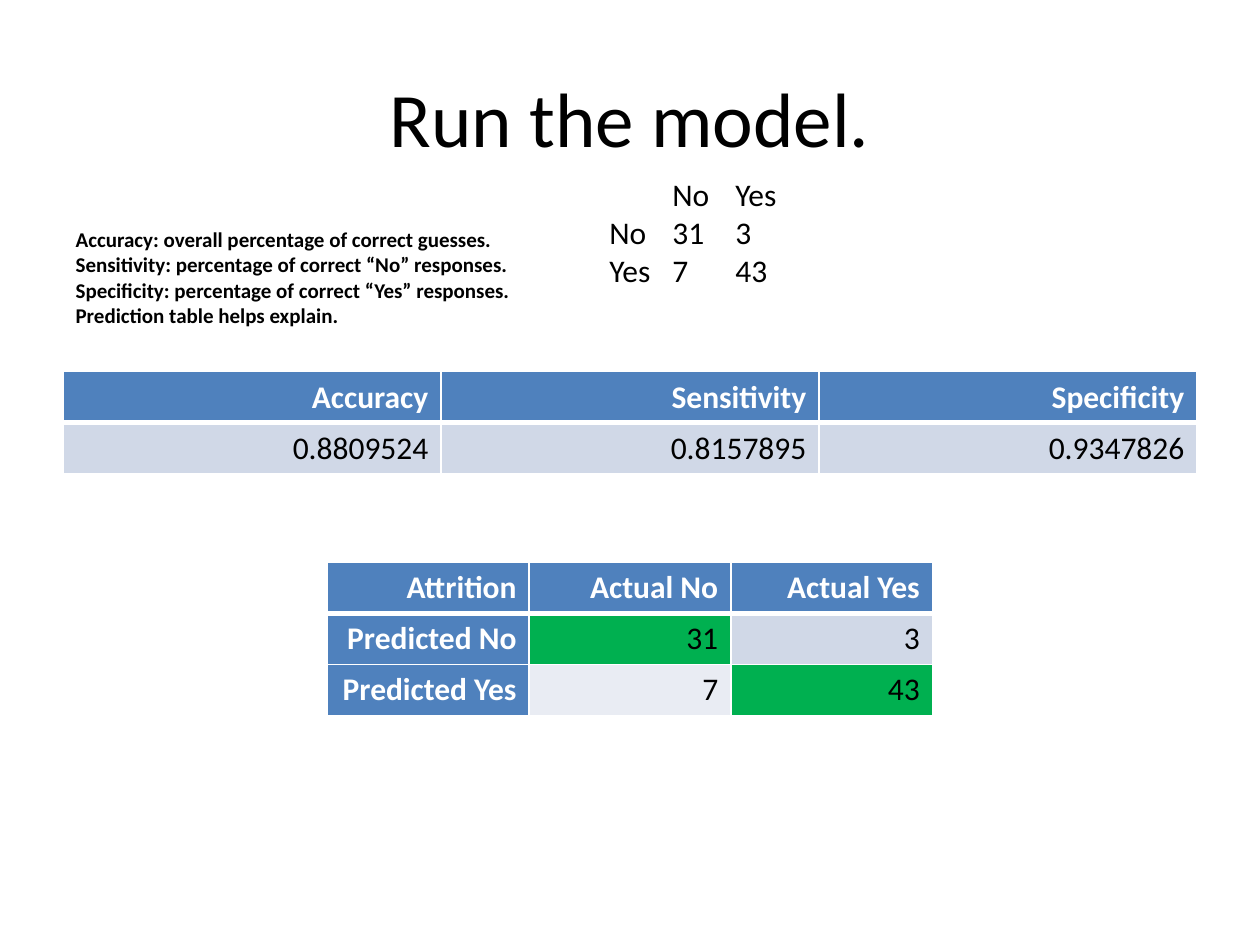
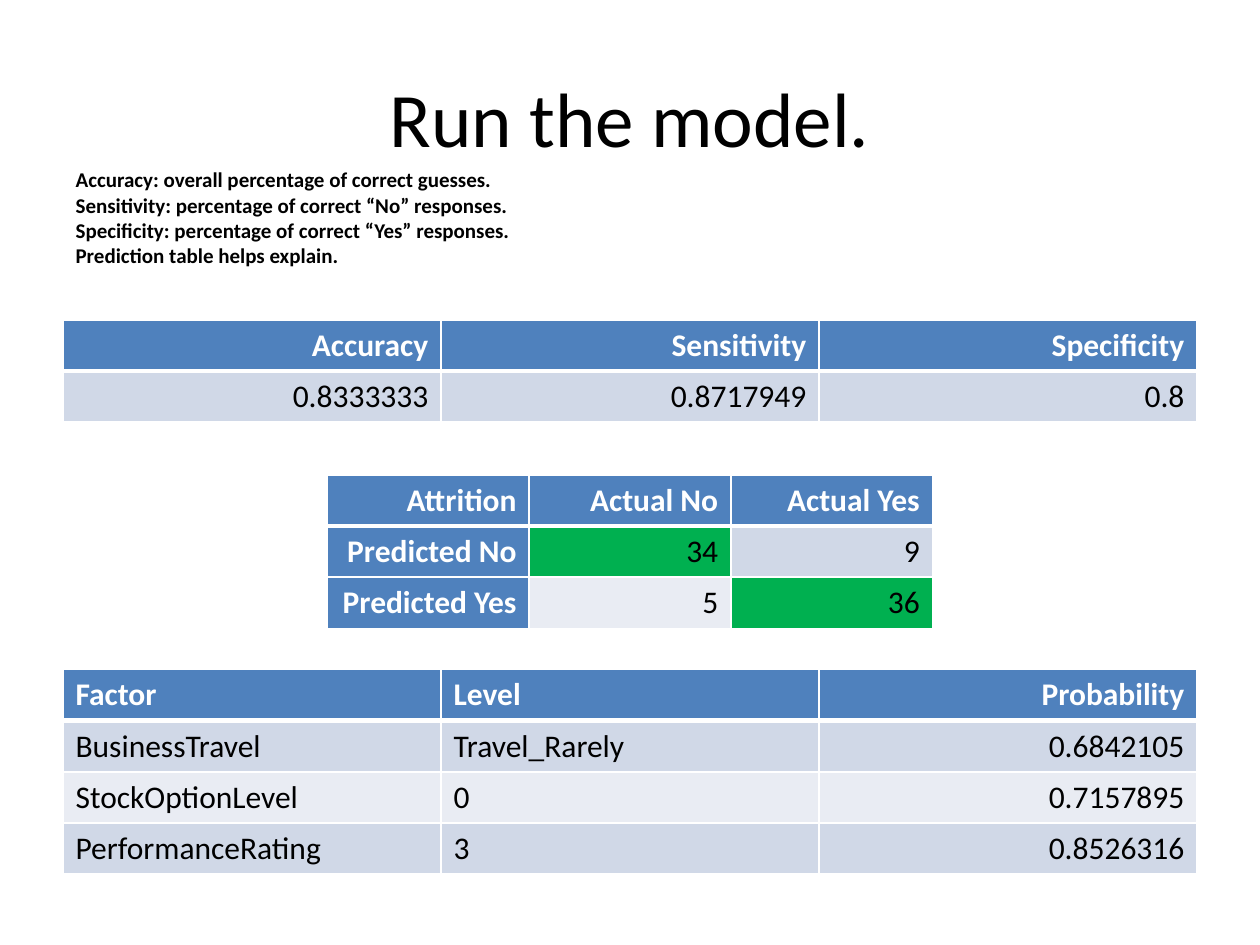
Before and after one commit to msherga/CaseStudy2DDS, a slide deck: slide 6 of Slides/casestudy2ppt.pptx. Drawn at 1260x945 pixels with LibreOffice and Linux fonts; fonts in the diff are those of the drawing. Boxes give left, top, right and bottom in pixels: in the first picture for what was removed or moved away, otherwise in the second. Text is boxed around its words. In the diff, an @@ line names an element or a change of style, - is before the commit and + after.

```diff
--- a/Slides/casestudy2ppt.pptx
+++ b/Slides/casestudy2ppt.pptx
@@ text "Accuracy: overall percentage of correct ...": place and size @@
-text "Accuracy: overall percentage of correct ..." at bbox=[76, 232, 509, 327]
+text "Accuracy: overall percentage of correct ..." at bbox=[76, 172, 509, 267]
@@ text removed at bbox=[609, 185, 776, 283] @@
-No Yes
-No 31 3
-Yes 7 43
@@ table at bbox=[63, 320, 1197, 421] @@
-row 2: 0.8809524 | 0.8157895 | 0.9347826
+row 2: 0.8333333 | 0.8717949 | 0.8
@@ table: place and size @@
-table at bbox=[63, 372, 1197, 472]
+table at bbox=[63, 320, 1197, 421]
@@ table at bbox=[328, 475, 932, 626] @@
-row 2, column 2: 31
+row 2, column 2: 34
-row 2, column 3: 3
+row 2, column 3: 9
-row 3, column 2: 7
+row 3, column 2: 5
-row 3, column 3: 43
+row 3, column 3: 36
@@ table: place and size @@
-table at bbox=[328, 562, 932, 713]
+table at bbox=[328, 475, 932, 626]
@@ table added at bbox=[63, 669, 1197, 871], 4 rows, 3 columns @@
+Factor | Level | Probability
+BusinessTravel | Travel_Rarely | 0.6842105
+StockOptionLevel | 0 | 0.7157895
+PerformanceRating | 3 | 0.8526316
```
Also in this commit, not shown: 6 other slides changed, 2 other files.
